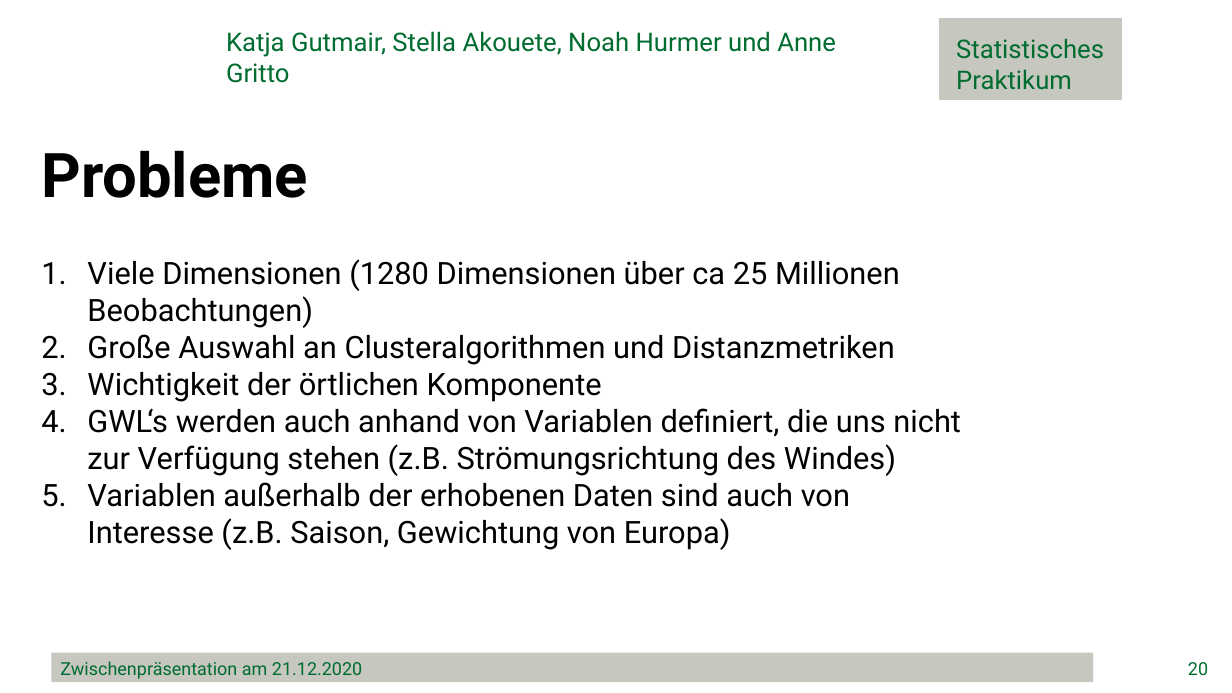
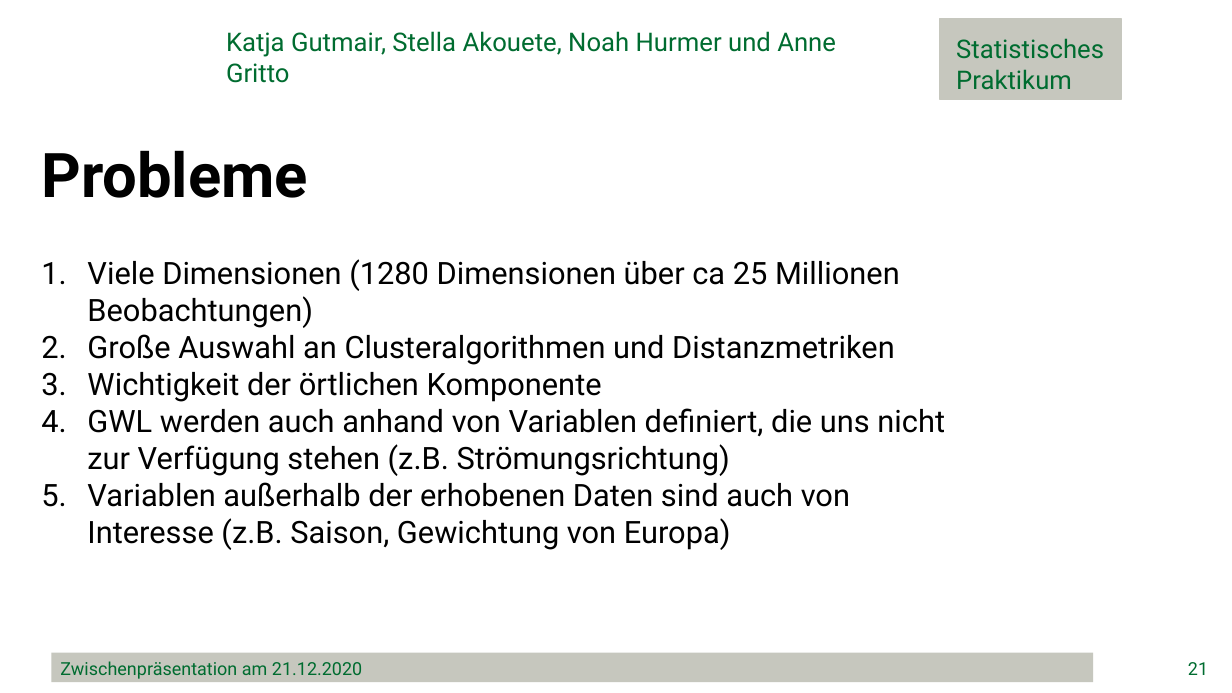
Before and after one commit to minimops/weatherFrog, a slide deck: slide 21 of ppt/Zwischenpraesentation_v1.1.pptx (slide 20 before the commit). Drawn at 1232x693 pixels with LibreOffice and Linux fonts; fonts in the diff are those of the drawing; background and template pictures are left out. Boxes give left, top, right and bottom in pixels: in the first picture for what was removed or moved away, otherwise in the second. Text is boxed around its words. In the diff, an @@ line names an element or a change of style, - is before the commit and + after.

```diff
--- a/ppt/Zwischenpraesentation_v1.1.pptx
+++ b/ppt/Zwischenpraesentation_v1.1.pptx
@@ text at box(87, 408, 945, 476): text changed @@
-4. GWL‘s werden auch anhand von Variablen definiert, die uns nicht zur Verfügung stehen (z.B. Strömungsrichtung des Windes)
+4. GWL werden auch anhand von Variablen definiert, die uns nicht zur Verfügung stehen (z.B. Strömungsrichtung)
@@ page number at box(1188, 662, 1208, 675): text changed @@
-20
+21
```
Also in this commit, not shown: 8 other slides changed.
